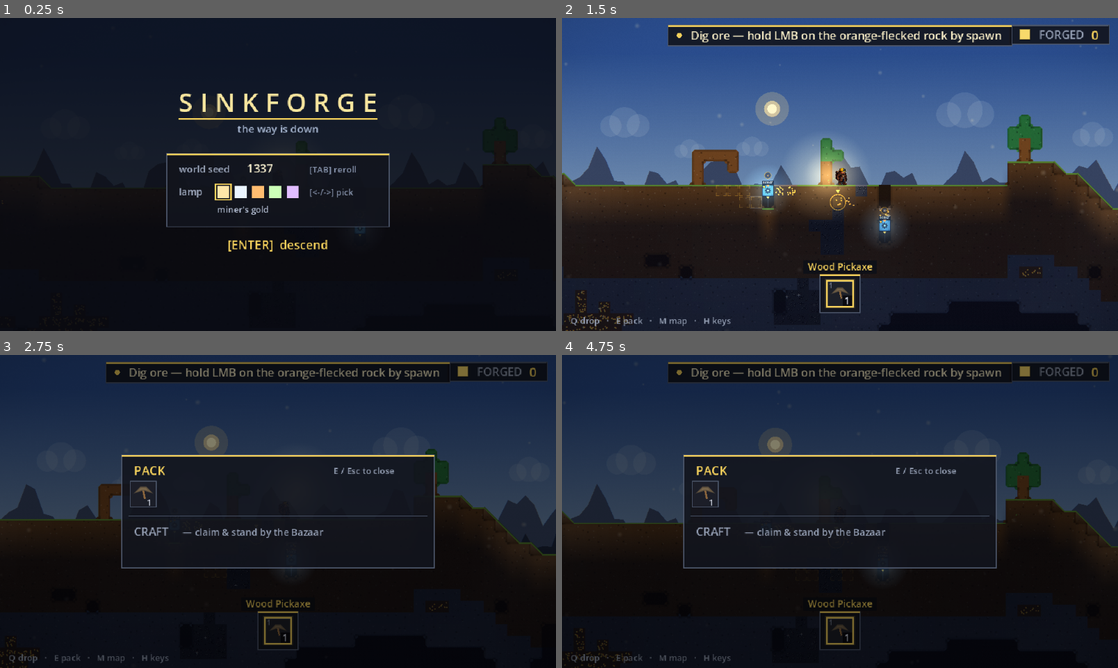
Above: before the commit, frames 1-4 (two rows, left to right).
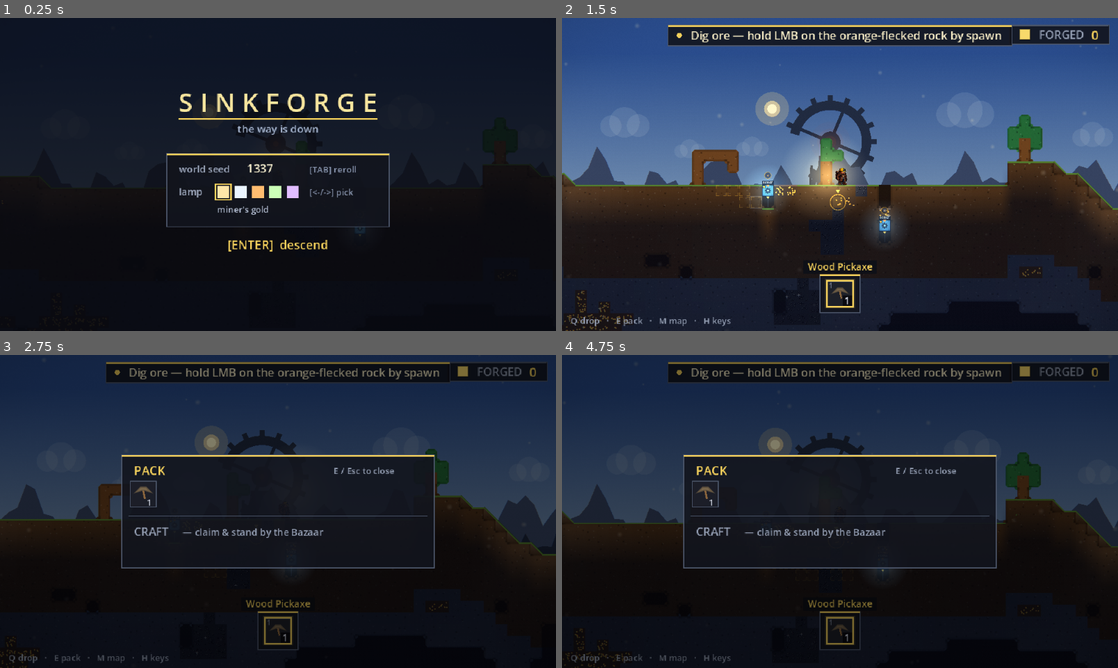
Above: after the commit, the same moments.

Repository: teohondascully/sinkforge
Game: Godot game, scene res://scenes/main.tscn
Same seed, same stepped clock (60 frames per second), same inputs: the game is played once before the commit and once after it.
Inputs (mouse positions are in pixels of both pictures, inside the frame that each line leads up to):
- Up to frame 1 (0.25 s): no input
- Up to frame 2 (1.5 s): tap Enter at 0.5 s; move the mouse to (962, 158) at 0.52 s; hold D (sf_right) 0.53-1.25 s; right-click (962, 158) at 0.6 s; click (962, 158) at 0.67 s; tap Space (sf_jump) at 0.77, 1.07 s; drag from (728, 190) to (812, 237) at 1.27 s
- Up to frame 3 (2.75 s): move the mouse to (333, 442) at 2.02 s; hold D (sf_right) from 2.03 s (still down); tap E (sf_craft) at 2.1 s
- Up to frame 4 (4.75 s): release D (sf_right) at 2.75 s; drag from (812, 574) to (673, 464) at 2.77 s; tap Space (sf_jump) at 3.5, 3.77, 4.07 s; move the mouse to (1006, 558) at 3.52 s; hold A (sf_left) 3.53-4.25 s; tap Mouse wheel up (sf_cycle_prev) at 3.6 s; drag from (673, 464) to (756, 433) at 4.27 s

The runs differ from the first frame. In frame 2, 1.3% of the frame differs, in the area x 40-57%, y 24-54%; in frame 3, 0.4%; in frame 4, 0.4%.

Commit message:
feat: the Sinkforge landmark — a dormant colossal crown on the horizon
A backdrop (z -20) feature: a broken cog-ring on a dead pylon with a faint
ember breathing in the hub, anchored near the map-centre plateau at low
parallax so it looms on the horizon as a seen destination. The tip of the
colossus that spans the depth layers — the endgame, marked from the surface.

Diff:
--- a/scenes/world_renderer.gd
+++ b/scenes/world_renderer.gd
@@ -21,6 +21,19 @@
 	{"factor": 0.22, "drop": 150.0, "amp": 150.0, "freq": 0.006, "color": Color(0.145, 0.165, 0.225)},
 	{"factor": 0.42, "drop": 55.0, "amp": 110.0, "freq": 0.010, "color": Color(0.062, 0.072, 0.112)},
 ]
+## THE SINKFORGE — the endgame LANDMARK (greenlit 2026-08-07). A colossal DORMANT ancient machine whose
+## CROWN breaches the surface: a broken cog-ring on a dead industrial pylon, buttressed by leaning
+## pillars. It is the TIP of a colossus that SPANS the depth layers — its heart is at the core, many
+## layers down (the endgame), and you descend ALONGSIDE it. A faint ember breathes at the cog's core:
+## the machine is dormant, not extinct — the only warm thing on the dead crown, and the seed of the
+## later "watch it thrum" payoff. Drawn in the backdrop (z -20) at a low parallax factor so it sits far
+## on the horizon and stays roughly in view as you cross the surface (a seen destination = pilgrimage);
+## the near ridge occludes its base (rising FROM behind the hills), and the walls cover it once you
+## descend. Pure cosmetic — the sim never knows it exists. Anchored near the map-centre plateau so it
+## reads as "you begin standing on top of it; the way is down."
+const SINKFORGE_ANCHOR_X: float = 1552.0             ## world x of the crown (over the centred spawn plateau)
+const SINKFORGE_FACTOR: float = 0.20                 ## distant-hill parallax: far, always roughly on the horizon
+const SINKFORGE_SCALE: float = 1.28                  ## master size dial (imposing — the endgame megastructure)
 
 ## --- Lighting (the mood lever) -----------------------------------------------------------------
 ## The model is SKYLIGHT + ambient, not a depth gradient: the underground is near-black EVERYWHERE,
@@ -1330,6 +1343,9 @@
 		ci.draw_circle(Vector2(cx, cy), r, cc)
 		ci.draw_circle(Vector2(cx - r * 0.9, cy + r * 0.25), r * 0.7, cc)
 		ci.draw_circle(Vector2(cx + r * 0.9, cy + r * 0.22), r * 0.75, cc)
+	# THE SINKFORGE CROWN sits between the sky and the hills — drawn before the ridges so the near hill
+	# occludes its base, grounding the colossus rising from behind the landscape.
+	_draw_sinkforge(ci, view, cam, horizon, dl, hor_c)
 	# Ridgelines: far-to-near silhouettes. Sampled in FEATURE space (x shifted by the camera's
 	# unparallaxed remainder) so crests slide slower than the terrain — the whole depth illusion.
 	# By day they haze toward the sky (aerial perspective); by night they sink back to silhouette.
@@ -1353,6 +1369,76 @@
 		pts.append(Vector2(view.end.x + 24.0, floor_y))
 		pts.append(Vector2(view.position.x, floor_y))
 		ci.draw_colored_polygon(pts, (ridge["color"] as Color).lerp(hor_c, dl * (0.42 - f * 0.5)))
+
+
+## Draw the Sinkforge crown (see SINKFORGE_* constants). A dormant colossal machine on the far horizon:
+## a broken cog-ring on a dead pylon + leaning buttresses, with a warm ember breathing at the cog core.
+func _draw_sinkforge(ci: CanvasItem, view: Rect2, cam: Vector2, horizon: float, dl: float, hor_c: Color) -> void:
+	# Skip when the surface horizon isn't in view (deep underground the walls cover the backdrop anyway).
+	if view.position.y > horizon + 200.0:
+		return
+	var f: float = SINKFORGE_FACTOR
+	var s: float = SINKFORGE_SCALE
+	var cx: float = cam.x + (SINKFORGE_ANCHOR_X - cam.x) * f      # parallaxed screen-world x of the crown
+	var base_y: float = horizon + 30.0 + cam.y * (1.0 - f) * 0.30  # base seam just under the horizon
+	if cx < view.position.x - 360.0 * s or cx > view.end.x + 360.0 * s:
+		return
+	# Silhouette: darker + more present than the ridges (a solid mass), lightly hazed by daylight.
+	var sil: Color = Color(0.050, 0.058, 0.098).lerp(hor_c, dl * 0.28)
+	var pyl_top: float = base_y - 250.0 * s
+	# CHAINS: titanic catenaries hanging from the pylon shoulders (upper spans read above the hills).
+	for k: int in 2:
+		var off: float = (float(k) * 2.0 - 1.0) * 40.0 * s
+		var top := Vector2(cx + off, pyl_top + 20.0 * s)
+		var chpts := PackedVector2Array()
+		for j: int in 8:
+			var t: float = float(j) / 7.0
+			chpts.append(Vector2(top.x + off * 0.5 * t,
+				top.y + t * (base_y + 40.0 * s - top.y) + sin(t * PI) * 22.0 * s))
+		ci.draw_polyline(chpts, sil.darkened(0.12), 5.0 * s)
+	# BASE mesa: a broad dark industrial footing on the horizon (mostly behind the near ridge).
+	var bw: float = 150.0 * s
+	var bh: float = 70.0 * s
+	ci.draw_colored_polygon(PackedVector2Array([
+		Vector2(cx - bw, base_y), Vector2(cx + bw, base_y),
+		Vector2(cx + bw * 0.72, base_y - bh), Vector2(cx - bw * 0.72, base_y - bh)]), sil)
+	# Leaning BUTTRESS pillars flanking the tower (dead, off-vertical = ancient).
+	for dir: int in [-1, 1]:
+		var px: float = cx + float(dir) * 96.0 * s
+		ci.draw_colored_polygon(PackedVector2Array([
+			Vector2(px - 14.0 * s, base_y - bh + 6.0 * s), Vector2(px + 14.0 * s, base_y - bh + 6.0 * s),
+			Vector2(px + float(dir) * 22.0 * s + 8.0 * s, base_y - 150.0 * s),
+			Vector2(px + float(dir) * 22.0 * s - 8.0 * s, base_y - 150.0 * s)]), sil.darkened(0.10))
+	# Central PYLON rising to the cog.
+	var pw: float = 40.0 * s
+	ci.draw_colored_polygon(PackedVector2Array([
+		Vector2(cx - pw, base_y - bh + 4.0 * s), Vector2(cx + pw, base_y - bh + 4.0 * s),
+		Vector2(cx + pw * 0.6, pyl_top), Vector2(cx - pw * 0.6, pyl_top)]), sil)
+	# The broken COG-RING crowning the pylon (the machine motif, ruined: an arc + teeth missing).
+	var ring_c := Vector2(cx, pyl_top - 30.0 * s)
+	var rr: float = 78.0 * s
+	var gap0: float = 2.15      # the broken arc (radians): ring + teeth absent here
+	var gap1: float = 3.35
+	ci.draw_arc(ring_c, rr, gap1, gap0 + TAU, 40, sil, 20.0 * s)
+	var teeth: int = 16
+	for i: int in teeth:
+		var a: float = float(i) / float(teeth) * TAU
+		if a > gap0 and a < gap1:
+			continue
+		var dv := Vector2(cos(a), sin(a))
+		ci.draw_line(ring_c + dv * (rr + 6.0 * s), ring_c + dv * (rr + 22.0 * s), sil, 11.0 * s)
+	ci.draw_circle(ring_c, 22.0 * s, sil)
+	for i: int in 4:
+		var a: float = float(i) / 4.0 * TAU + 0.4
+		ci.draw_line(ring_c, ring_c + Vector2(cos(a), sin(a)) * (rr - 6.0 * s), sil, 7.0 * s)
+	# The EMBER HEART: a faint deep-red glow breathing in the cog hub — the machine is dormant, not dead.
+	# Kept subtle so it reads as a buried pulse, not a second sun (the loud "watch it thrum" is a later slice).
+	var pulse: float = 0.5 + 0.5 * sin(_anim_time * 0.55)
+	for gi: int in 3:
+		var gr: float = (13.0 + float(gi) * 15.0) * s
+		var ga: float = (0.065 - float(gi) * 0.018) * (0.5 + 0.5 * pulse)
+		ci.draw_circle(ring_c, gr, Color(0.85, 0.30, 0.12, ga))
+	ci.draw_circle(ring_c, 6.0 * s, Color(1.0, 0.52, 0.26, 0.09 + 0.07 * pulse))
 
 
 ## The REAL background WALL layer (sim.wall): each wall cell paints its material colour (depth-
